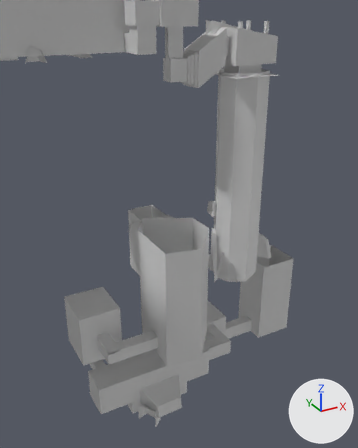
One commit to the Blender file src/chapter04/assets/srcAssets/level.blend: the scene before it, then after it.
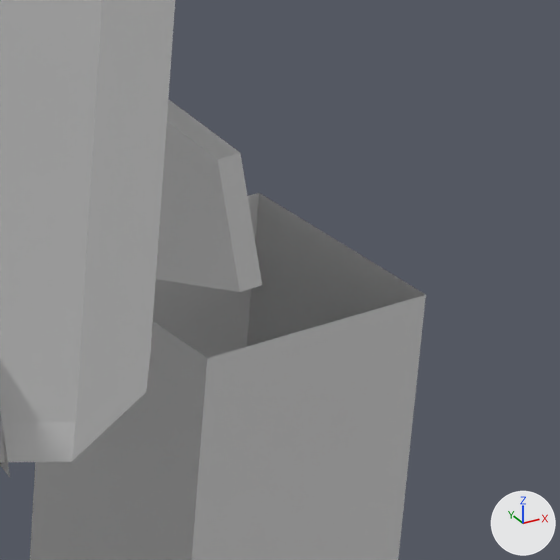
There are two pictures of each version: one from a 50 mm camera at (-1368.0, -1610.0, 1395.0) aimed at (-407.0, 136.0, 522.0), one close up on the part from 66% to 87% of the width and 49% to 66% of the height. The lights are fixed; the arrows at lower right show +X, +Y and +Z. The last two pictures show the newer version.

Objects in the first close-up: 'level_000_000', 'level_009_001', 'level_009_002', 'roadwall_009_000' and 1 more.
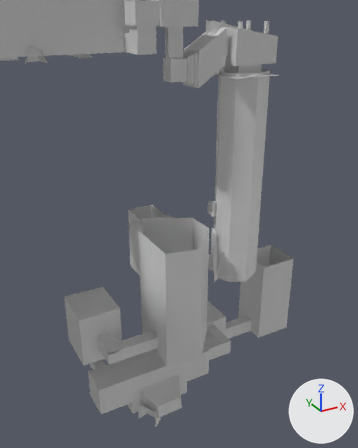
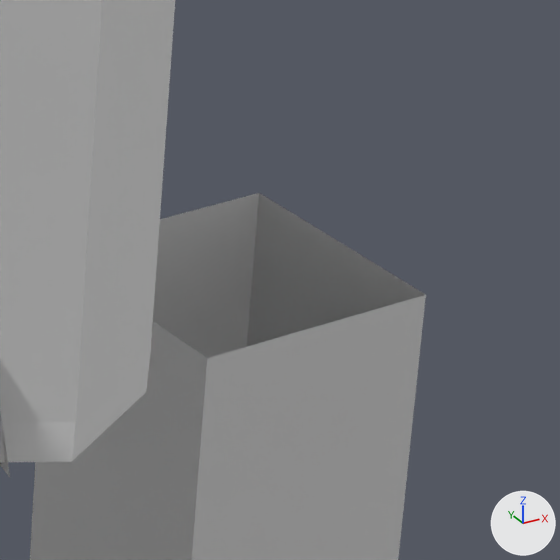
Edits to the bpy script that builds the scene:
```text
Remove ob_level_009_002:
    ob_level_009_002 = bpy.data.objects.new('level_009_002', me_level_009_002)
    ob_level_009_002.location = (0.0, 0.0, 0.0)
    ob_level_009_002.rotation_euler = (1.571, 0.0, 0.0)  # degrees (90, 0, 0)
```

What differs and where, as boxes (x1, y1, x2, y2) in the close-ups (560 x 560 px):
'level_009_002', deleted
    before: (156, 99, 262, 292)
